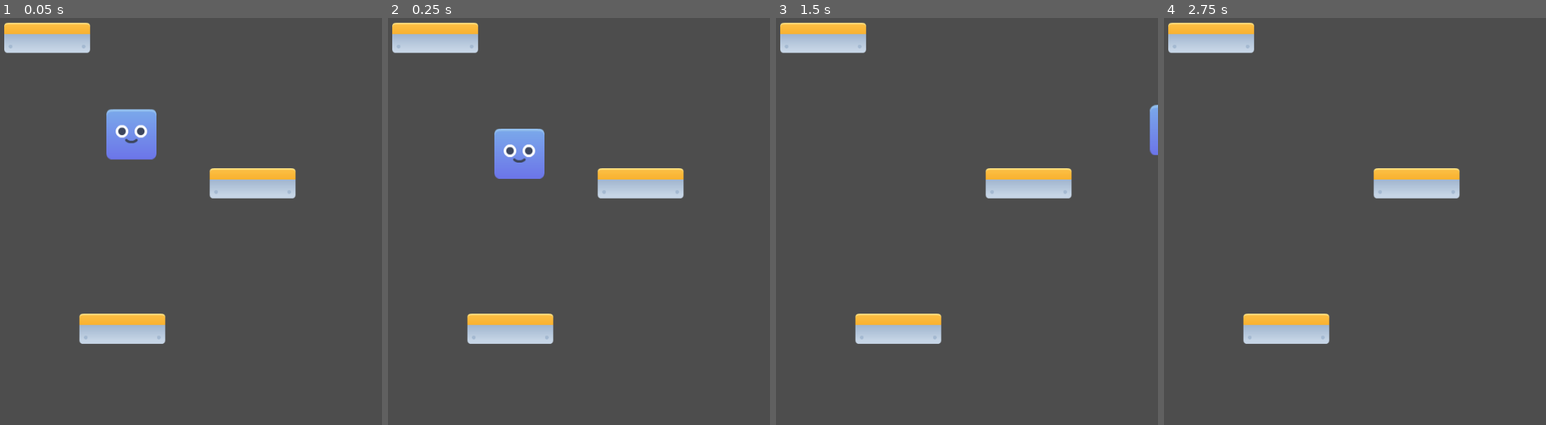
Above: before the commit, frames 1-4 (left to right).
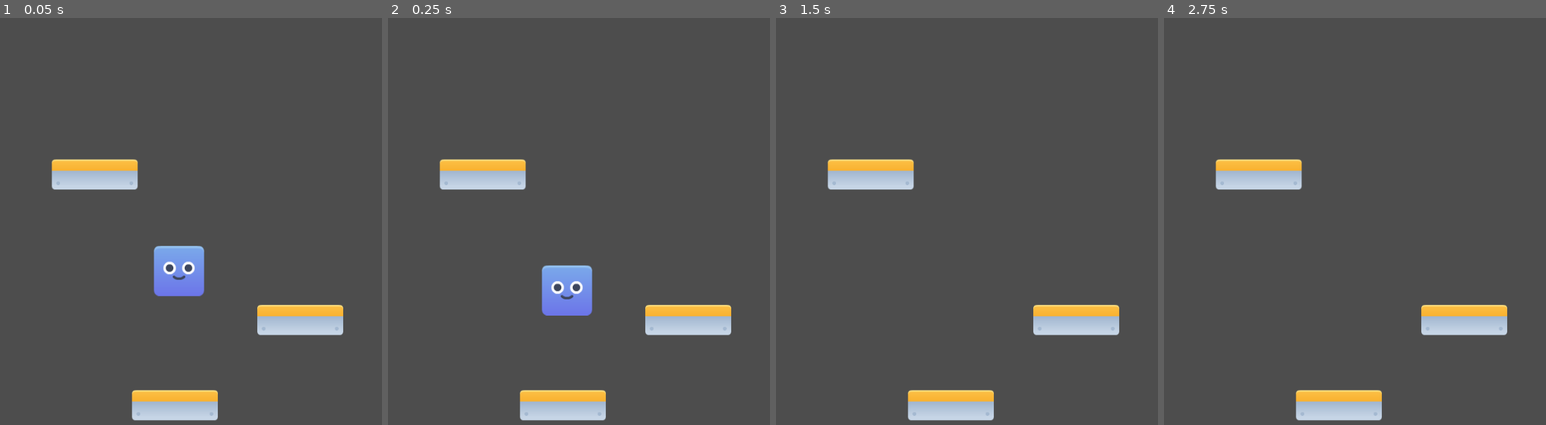
Above: after the commit, the same moments.

Repository: Matjanikow/Doodle-Jump-Test
Game: Godot game, scene res://world.tscn
Two runs of this game, one before a commit and one after it. Both use one fixed random seed, a clock stepped at 60 frames per second and the inputs below.
Inputs:
- Up to frame 1 (0.05 s): no input
- Up to frame 2 (0.25 s): no input
- Up to frame 3 (1.5 s): hold Right (ui_right) from 0.53 s (still down)
- Up to frame 4 (2.75 s): tap Enter at 2 s; release Right (ui_right) at 2.03 s; hold Left (ui_left) from 2.03 s (still down)

The runs differ from the first frame. In frame 1, 13% of the frame differs, in the area x 1-90%, y 1-99%; in frame 2, 13%; in frame 3, 10%; in frame 4, 10%.

Commit message:
Agrego camaras

Diff:
--- /dev/null
+++ b/Camera2D.gd
@@ -0,0 +1,8 @@
+extends Camera2D
+
+@onready var character = $"../Cubo"
+# Called every frame. 'delta' is the elapsed time since the previous frame.
+func _process(delta):
+	var cubo_y = character.global_position.y
+	if character.global_position.y < global_position.y:
+		global_position.y = cubo_y
--- a/world.tscn
+++ b/world.tscn
@@ -1,18 +1,23 @@
-[gd_scene load_steps=3 format=3 uid="uid://bvkgr740u5kxk"]
+[gd_scene load_steps=4 format=3 uid="uid://bvkgr740u5kxk"]
 
+[ext_resource type="Script" path="res://Camera2D.gd" id="1_ignpr"]
 [ext_resource type="PackedScene" uid="uid://diiexobvbcpmc" path="res://cubo.tscn" id="1_lgarg"]
 [ext_resource type="PackedScene" uid="uid://cmwsegw31mhad" path="res://plataforma.tscn" id="2_0s7w0"]
 
 [node name="World" type="Node"]
 
+[node name="Camera2D" type="Camera2D" parent="."]
+position = Vector2(248, 232)
+script = ExtResource("1_ignpr")
+
 [node name="Cubo" parent="." instance=ExtResource("1_lgarg")]
 position = Vector2(248, 376)
 
 [node name="Plataforma" parent="." instance=ExtResource("2_0s7w0")]
-position = Vector2(232, 688)
+position = Vector2(240, 592)
+
+[node name="Plataforma3" parent="." instance=ExtResource("2_0s7w0")]
+position = Vector2(112, 224)
 
 [node name="Plataforma2" parent="." instance=ExtResource("2_0s7w0")]
 position = Vector2(440, 456)
-
-[node name="Plataforma" parent="Plataforma2" instance=ExtResource("2_0s7w0")]
-position = Vector2(-328, -232)
